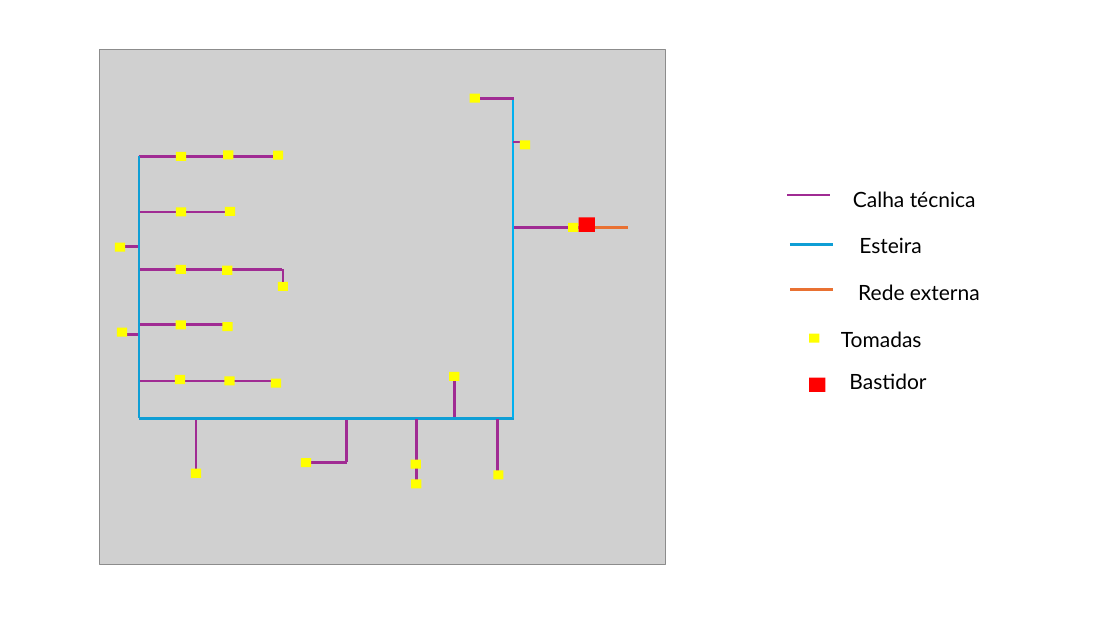
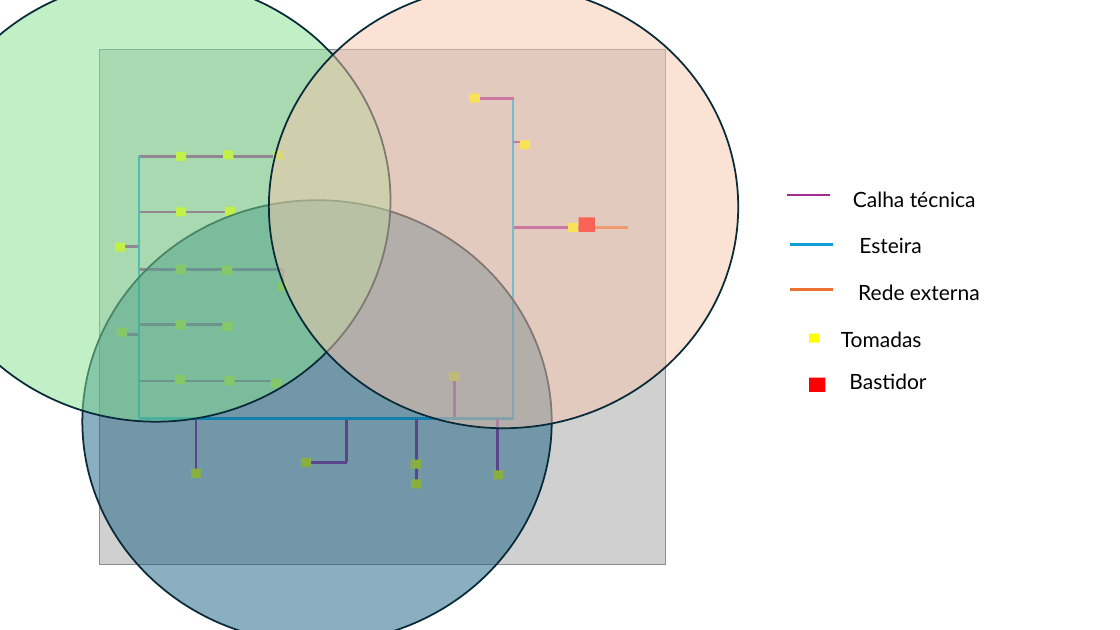
Before and after one commit to Fjmr18/RC_Project, a slide deck: slide 1 of PLANTA.pptx. Drawn at 1120x630 pixels with LibreOffice and Linux fonts; fonts in the diff are those of the drawing; grey boxes stand for pictures. Boxes give left, top, right and bottom in pixels: in the first picture for what was removed or moved away, otherwise in the second. Text is boxed around its words. In the diff, an @@ line names an element or a change of style, - is before the commit and + after.

```diff
--- a/PLANTA.pptx
+++ b/PLANTA.pptx
@@ ellipse added at (x1=0, y1=0, x2=391, y2=422), fill #84E291 at 50% opacity, outline #092A39 1.5 pt @@
@@ ellipse added at (x1=269, y1=0, x2=739, y2=429), fill #F6C6AD at 50% opacity, outline #092A39 1.5 pt @@
@@ ellipse added at (x1=82, y1=200, x2=552, y2=630), fill #156082 at 50% opacity, outline #092A39 1.5 pt @@
```
Also in this commit, not shown: 3 other files.
